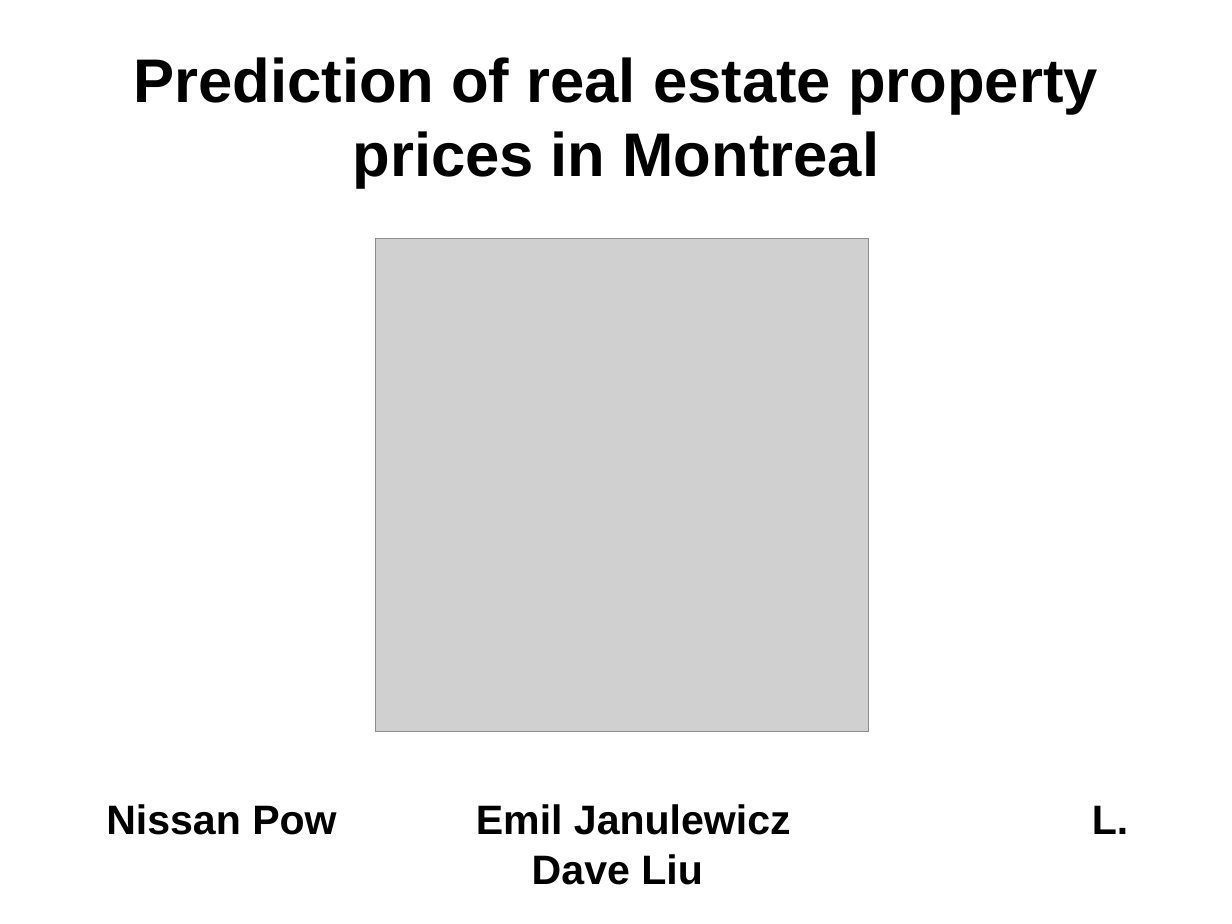
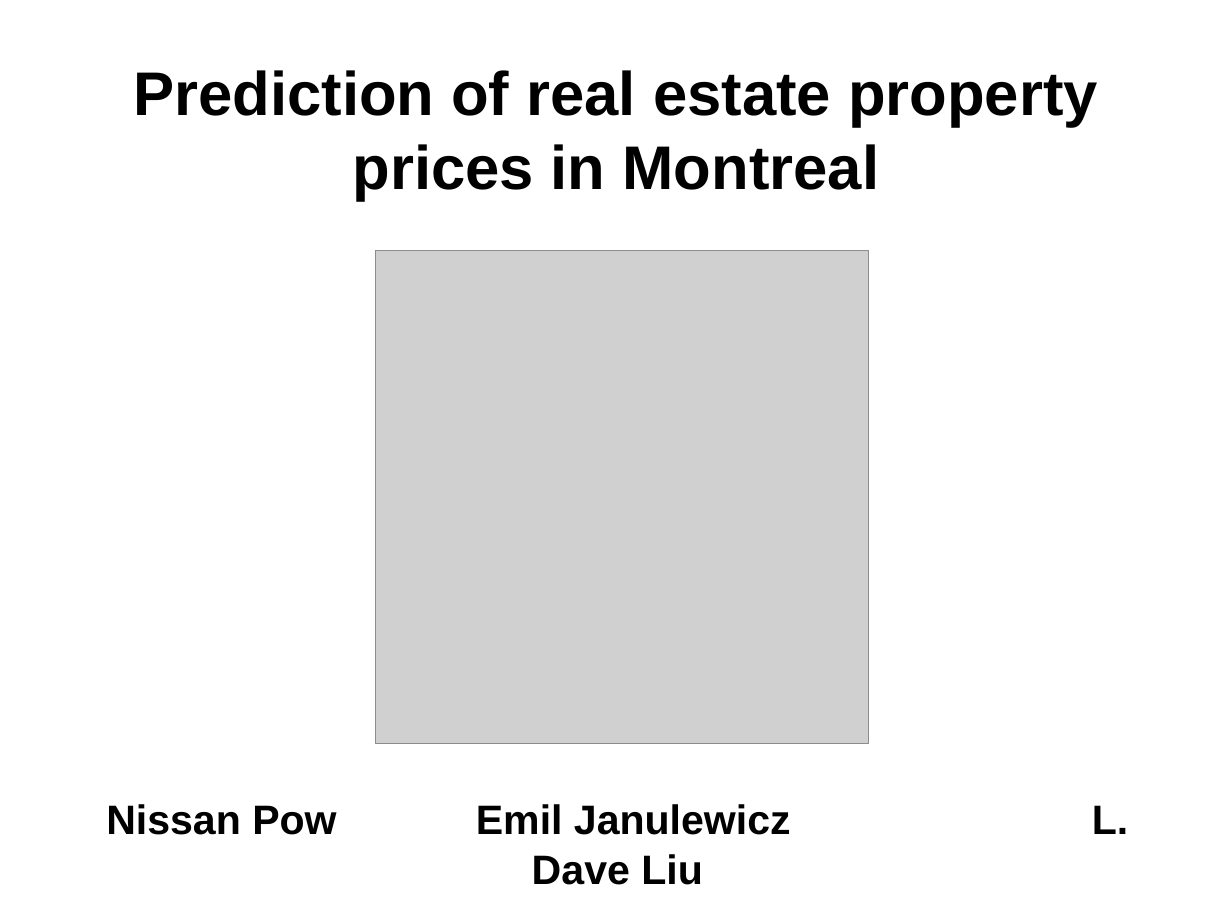
Before and after one commit to npow/centris, a slide deck: slide 1 of presentation/DaveNissanEmil2014MachineLearning.pptx. Drawn at 1232x924 pixels with LibreOffice and Linux fonts; fonts in the diff are those of the drawing; grey boxes stand for pictures. Boxes give left, top, right and bottom in pixels: in the first picture for what was removed or moved away, otherwise in the second. Text is boxed around its words. In the diff, an @@ line names an element or a change of style, - is before the commit and + after.

```diff
--- a/presentation/DaveNissanEmil2014MachineLearning.pptx
+++ b/presentation/DaveNissanEmil2014MachineLearning.pptx
@@ text "Prediction of real estate property ..." moved from (x1=133, y1=57, x2=1098, y2=188) to (x1=133, y1=70, x2=1098, y2=201) @@
@@ picture moved from (x1=376, y1=239, x2=869, y2=732) to (x1=376, y1=250, x2=869, y2=743) @@
```
Also in this commit, not shown: 3 other slides changed, 1 other file.
